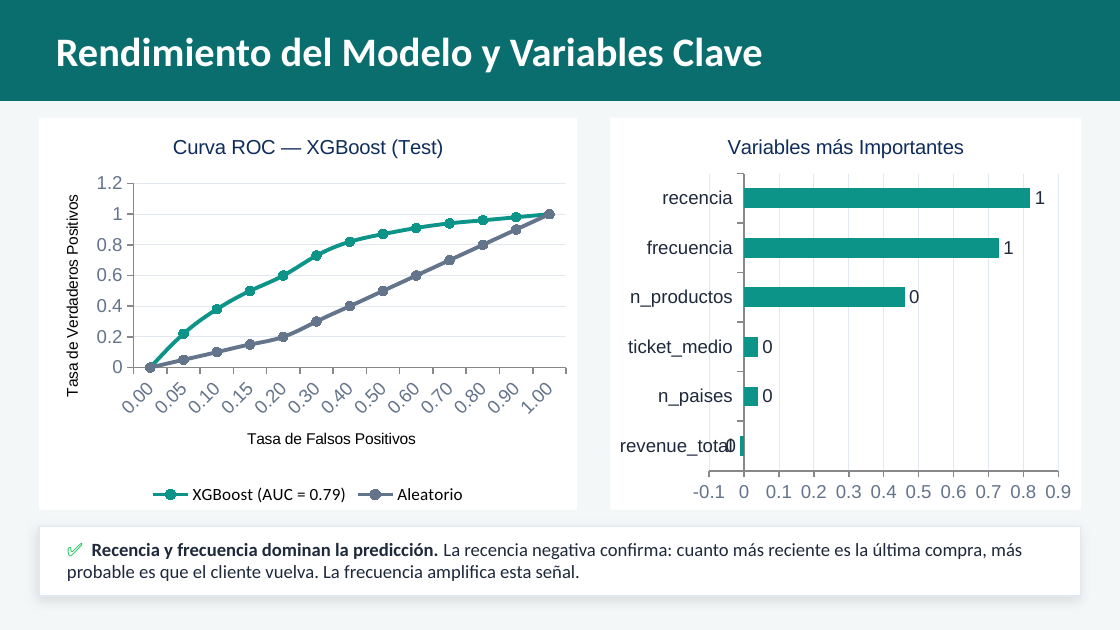
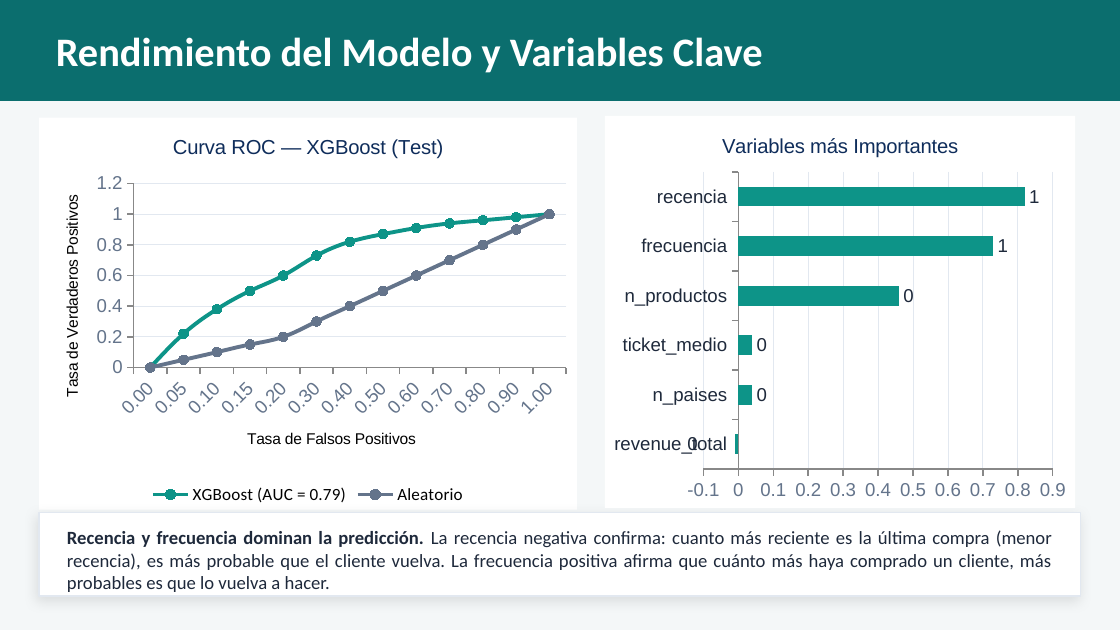
Before and after one commit to viictorhp/MachineLearningProject, a slide deck: slide 6 of presentacion_ml.pptx (slide 7 before the commit). Drawn at 1120x630 pixels with LibreOffice and Linux fonts; fonts in the diff are those of the drawing. Boxes give left, top, right and bottom in pixels: in the first picture for what was removed or moved away, otherwise in the second. Text is boxed around its words. In the diff, an @@ line names an element or a change of style, - is before the commit and + after.

```diff
--- a/presentacion_ml.pptx
+++ b/presentacion_ml.pptx
@@ bar chart at (605,115,1075,507) @@
@@ data labels of Series 1 changed @@
@@ bar chart: place and size @@
-bar chart at (610,118,1081,510)
+bar chart at (605,115,1075,507)
@@ rectangle: place and size @@
-rectangle at (39,526,1081,596)
+rectangle at (39,513,1081,596)
@@ text at (67,530,1052,592): text changed @@
-✅ Recencia y frecuencia dominan la predicción. La recencia negativa confirma: cuanto más reciente es la última compra, más probable es que el cliente vuelva. La frecuencia amplifica esta señal.
+Recencia y frecuencia dominan la predicción. La recencia negativa confirma: cuanto más reciente es la última compra (menor recencia), es más probable que el cliente vuelva. La frecuencia positiva afirma que cuánto más haya comprado un cliente, más probables es que lo vuelva a hacer.
```
Also in this commit, not shown: 7 other slides changed, 2 slides removed, 2 other files.
